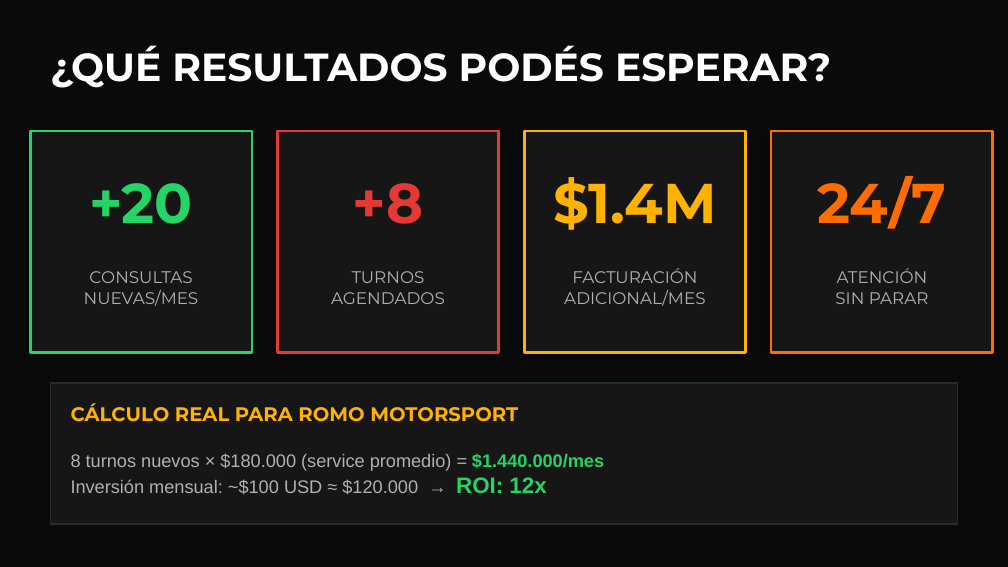
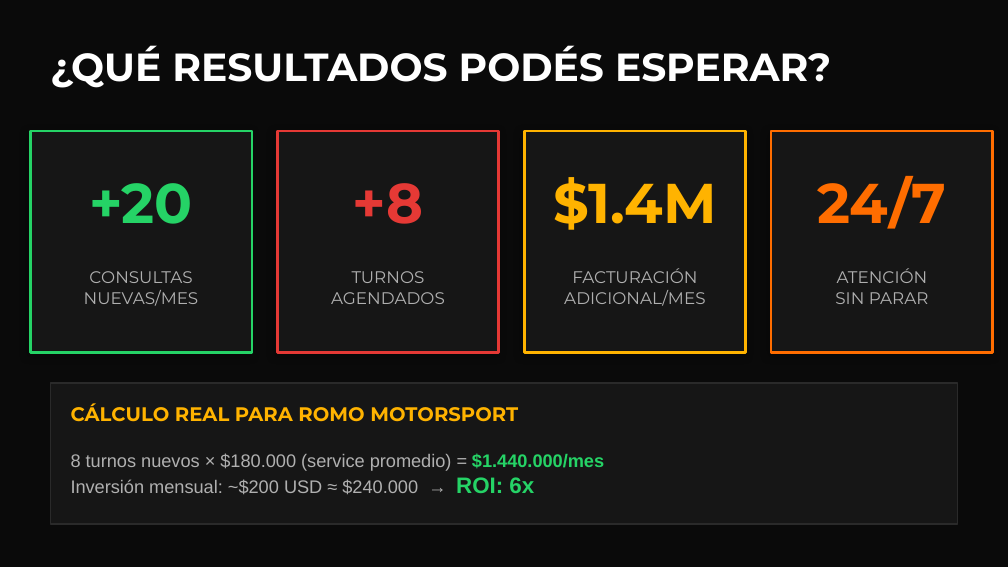
Before and after one commit to FelicianoMiguez/romo-motorsport, a slide deck: slide 8 of PresentacionRomo.pptx. Drawn at 1008x567 pixels with LibreOffice and Linux fonts; fonts in the diff are those of the drawing. Boxes give left, top, right and bottom in pixels: in the first picture for what was removed or moved away, otherwise in the second. Text is boxed around its words. In the diff, an @@ line names an element or a change of style, - is before the commit and + after.

```diff
--- a/PresentacionRomo.pptx
+++ b/PresentacionRomo.pptx
@@ text at (71,477,534,494): text changed @@
-Inversión mensual: ~$100 USD ≈ $120.000 → ROI: 12x
+Inversión mensual: ~$200 USD ≈ $240.000 → ROI: 6x
```
Also in this commit, not shown: 2 other slides changed, 1 slide added, 15 other files.
